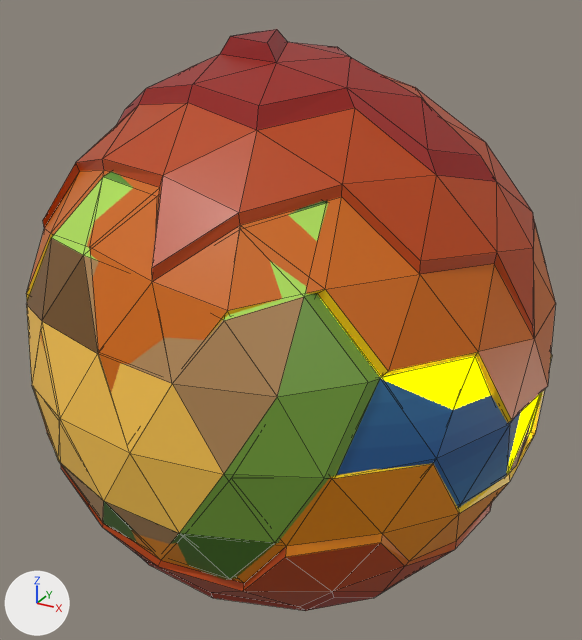
Before and after pictures for a commit that changed the Blender file Spacetruckers/Assets/Meshes/planet_blue.blend.
Both versions are drawn from a 50 mm lens placed at (1.43, -2.6, 1.35), pointed at (-0.04, 0.08, 0.01). Lighting does not change. The marker at lower left points along +X, +Y and +Z. Mesh edges are drawn as thin lines. The same objects are shown in both versions, whatever each file hides.

In view in the first picture: 'Planet_Blue', 'Planet_Lava'.
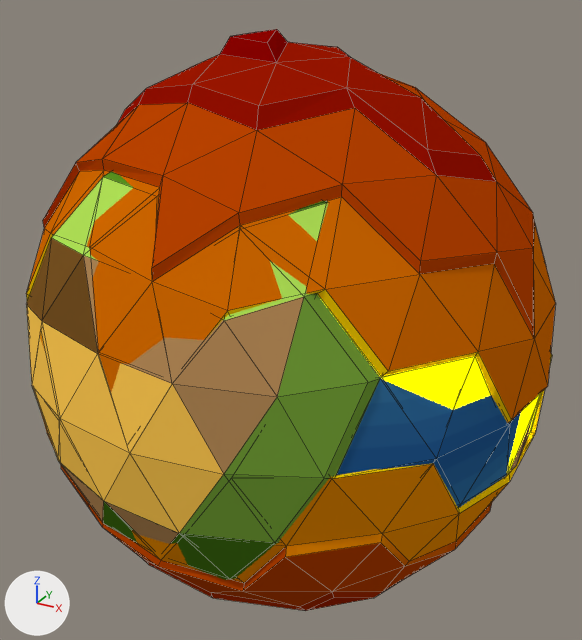
Pixel boxes (x1, y1, x2, y2) of what changed, in the pictures (582 x 640 px):
'Planet_Lava', surface changed
    both: (26, 29, 556, 611)
'Planet_Blue', surface changed
    both: (27, 171, 532, 580)

The change, as a list of edits to the scene's bpy script:
```text
Change mat_material:
    add mat_material.specular_ior_level = 0.0
```
